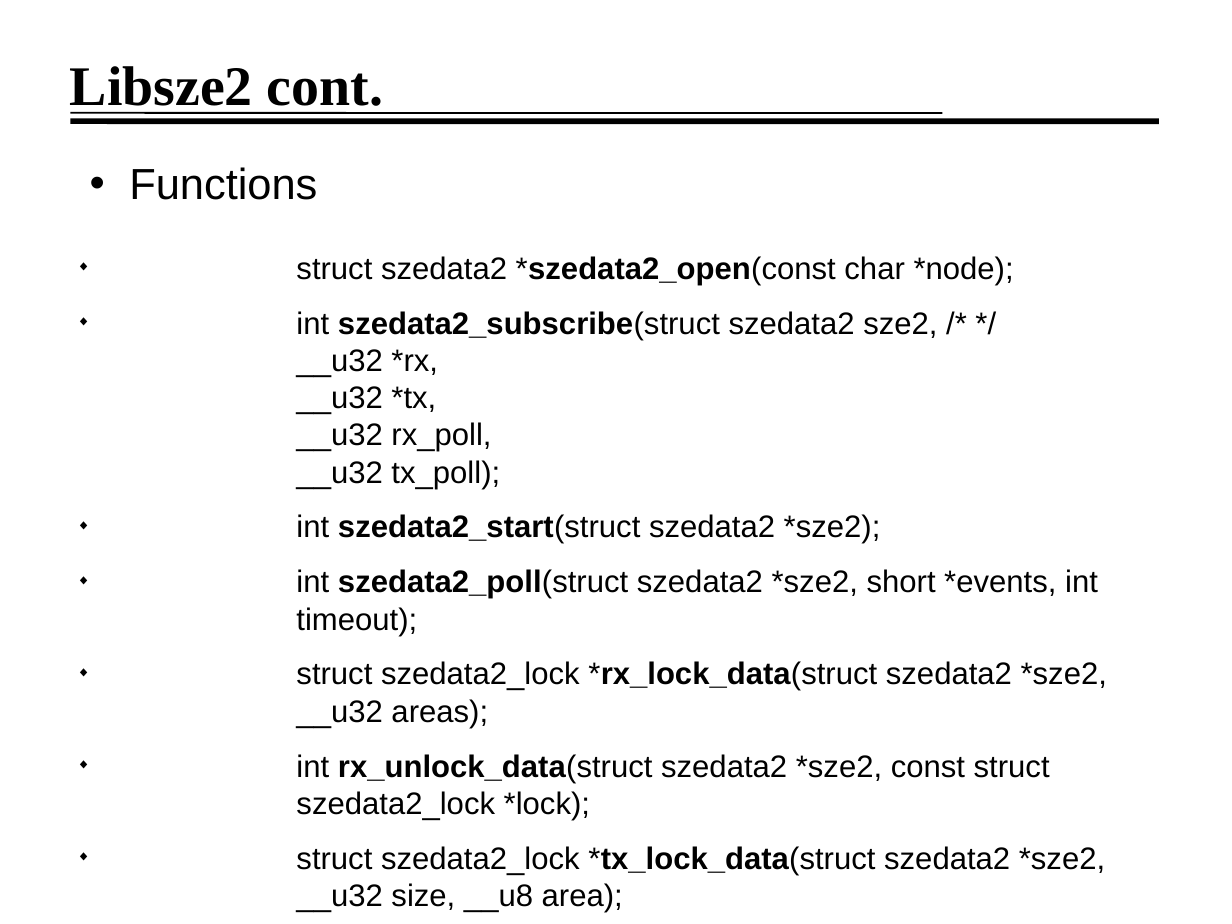
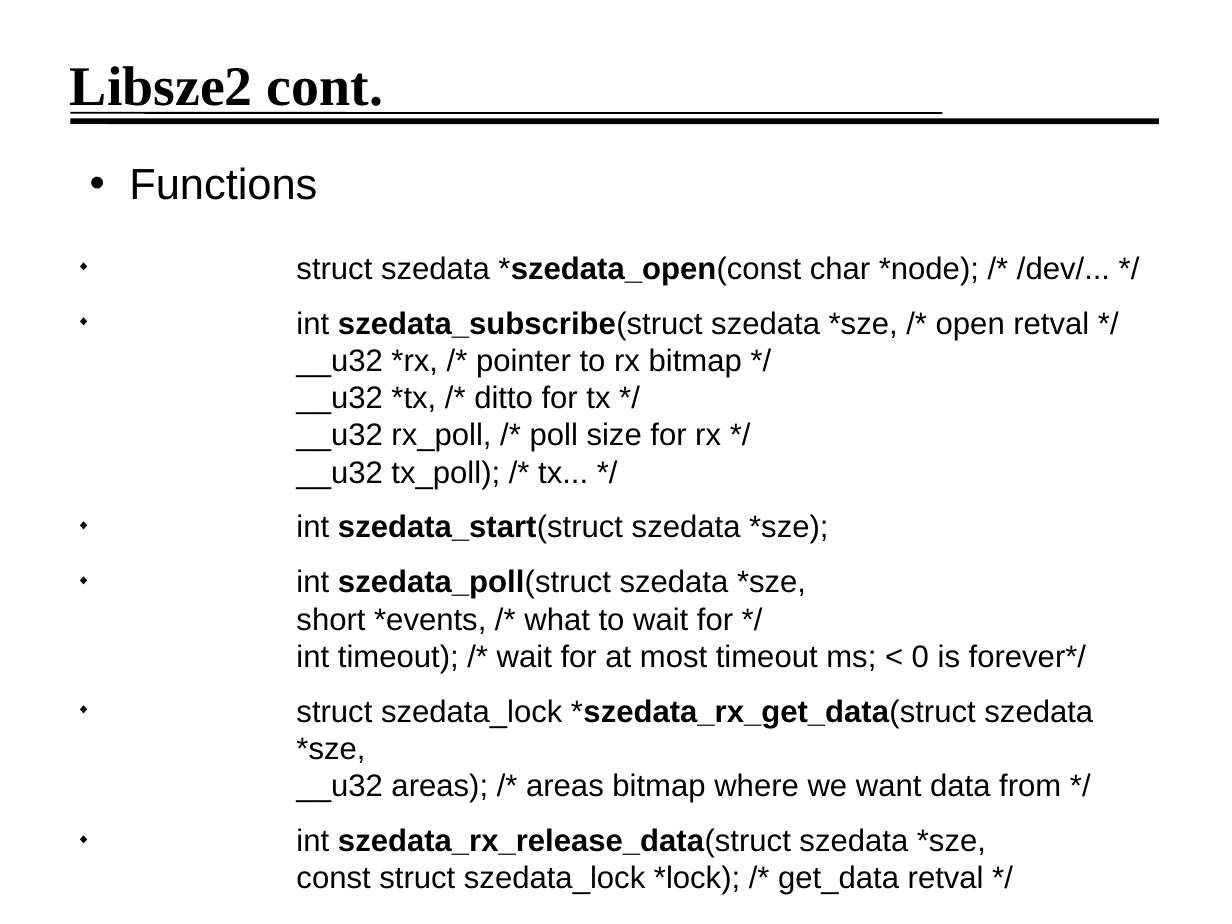
Before and after one commit to jirislaby/writings, a slide deck: slide 10 of presentation/seminar.odp. Drawn at 1232x924 pixels with LibreOffice and Linux fonts; fonts in the diff are those of the drawing; background and template pictures are left out. Boxes give left, top, right and bottom in pixels: in the first picture for what was removed or moved away, otherwise in the second. Text is boxed around its words. In the diff, an @@ line names an element or a change of style, - is before the commit and + after.

Commit message:
some minor changes in presentation

```diff
--- a/presentation/seminar.odp
+++ b/presentation/seminar.odp
@@ text at <box>296,256,1110,895</box>: text changed @@
-◆ struct szedata2 *szedata2_open(const char *node);
-◆ int szedata2_subscribe(struct szedata2 sze2, /* */
-  __u32 *rx,
-  __u32 *tx,
-  __u32 rx_poll,
-  __u32 tx_poll);
-◆ int szedata2_start(struct szedata2 *sze2);
-◆ int szedata2_poll(struct szedata2 *sze2, short *events, int timeout);
-◆ struct szedata2_lock *rx_lock_data(struct szedata2 *sze2, __u32 areas);
-◆ int rx_unlock_data(struct szedata2 *sze2, const struct szedata2_lock *lock);
-◆ struct szedata2_lock *tx_lock_data(struct szedata2 *sze2, __u32 size, __u8 area);
-◆ int tx_unlock_data(struct szedata2 *sze2, const struct szedata2_lock *lock, __u32 size);
-◆ void szedata2_close(struct szedata2 *sze2);
+◆ struct szedata *szedata_open(const char *node); /* /dev/... */
+◆ int szedata_subscribe(struct szedata *sze, /* open retval */
+  __u32 *rx, /* pointer to rx bitmap */
+  __u32 *tx, /* ditto for tx */
+  __u32 rx_poll, /* poll size for rx */
+  __u32 tx_poll); /* tx... */
+◆ int szedata_start(struct szedata *sze);
+◆ int szedata_poll(struct szedata *sze,
+  short *events, /* what to wait for */
+  int timeout); /* wait for at most timeout ms; < 0 is forever*/
+◆ struct szedata_lock *szedata_rx_get_data(struct szedata *sze,
+  __u32 areas); /* areas bitmap where we want data from */
+◆ int szedata_rx_release_data(struct szedata *sze,
+  const struct szedata_lock *lock); /* get_data retval */
```
Also in this commit, not shown: 4 other slides changed, 2 slides added, 1 slide removed, 4 other files.
